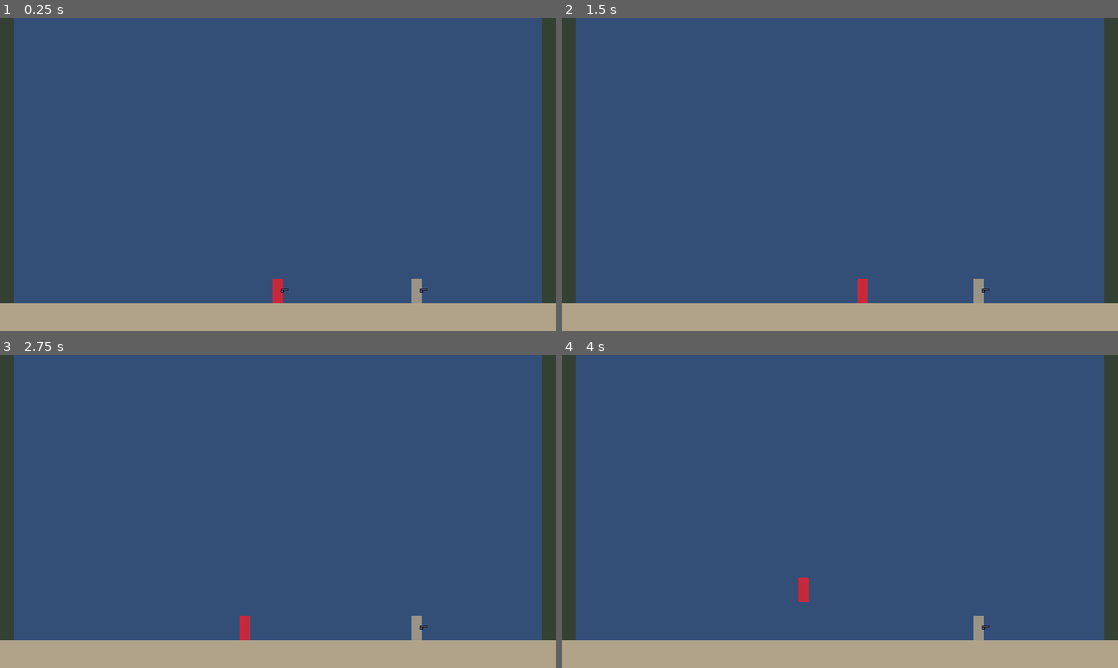
Above: before the commit, frames 1-4 (two rows, left to right).
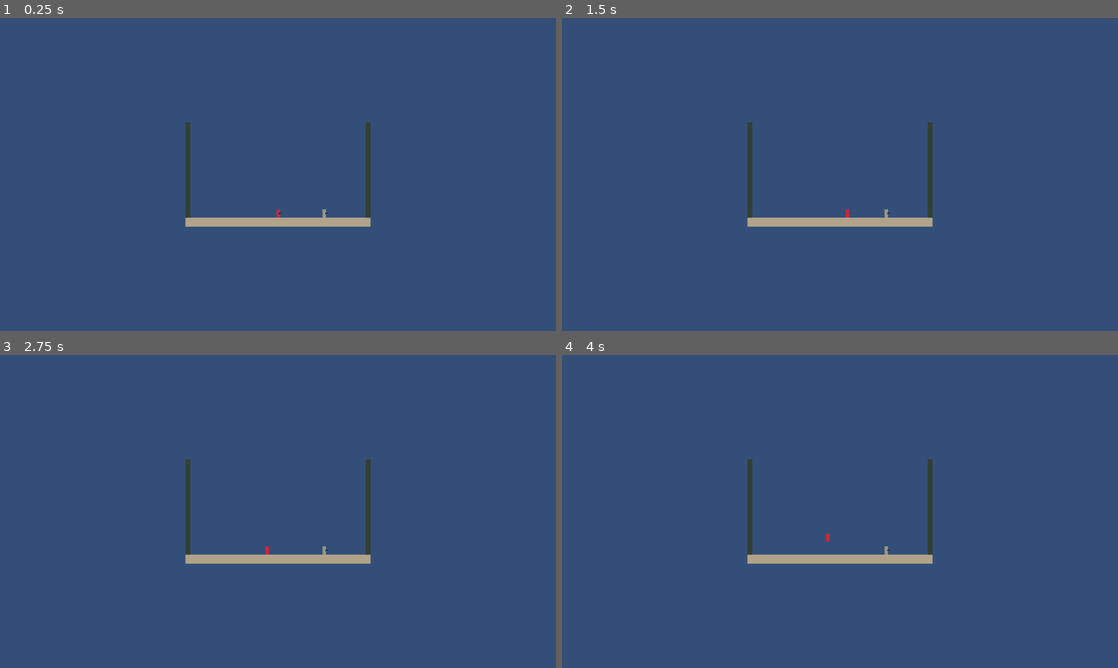
Above: after the commit, the same moments.

Repository: oplosy/fable
Game: Godot game, scene res://scenes/main.tscn
Two runs of this game, one before a commit and one after it. Both use one fixed random seed, a clock stepped at 60 frames per second and the inputs below.
Inputs (mouse positions are in pixels of both pictures, inside the frame that each line leads up to):
- Up to frame 1 (0.25 s): no input
- Up to frame 2 (1.5 s): tap Enter at 0.5 s; move the mouse to (962, 158) at 0.52 s; hold D (p1_right) from 0.53 s (still down); tap J (p1_attack) at 0.6 s; click (962, 158) at 0.67 s; tap K (p1_jump) at 0.77 s; move the mouse to (728, 190) at 1.27 s; tap Shift (p1_run) at 1.35 s; click (728, 190) at 1.42 s
- Up to frame 3 (2.75 s): tap K (p1_jump) at 1.52 s; move the mouse to (333, 442) at 2.02 s; release D (p1_right) at 2.03 s; hold A (p1_left) from 2.03 s (still down); tap 1 (p1_slot_1) at 2.1 s; click (333, 442) at 2.17 s
- Up to frame 4 (4 s): move the mouse to (812, 574) at 2.77 s; release A (p1_left) at 2.78 s; hold D (p1_right) from 2.78 s (still down); tap 2 (p1_slot_2) at 2.85 s; click (812, 574) at 2.92 s; tap K (p1_jump) at 3.02, 3.77 s; move the mouse to (1006, 558) at 3.52 s; tap 3 (p1_slot_3) at 3.6 s; click (1006, 558) at 3.67 s

The runs differ from the first frame. In frame 1, 15% of the frame differs, in the area x 0-100%, y 0-100%; in frame 2, 15%; in frame 3, 15%; in frame 4, 15%.

Commit message:
Render at 1920x1080 and fit the window with integer scaling

Diff:
--- a/project.godot
+++ b/project.godot
@@ -16,10 +16,9 @@
 
 [display]
 
-window/size/viewport_width=640
-window/size/viewport_height=360
-window/size/window_width_override=1280
-window/size/window_height_override=720
+window/size/viewport_width=1920
+window/size/viewport_height=1080
+window/size/mode=3
 window/stretch/mode="viewport"
 window/stretch/scale_mode="integer"
 
--- a/scenes/main.gd
+++ b/scenes/main.gd
@@ -24,6 +24,19 @@
 	players.resize(characters.size())
 	for index in characters.size():
 		_spawn_player(index)
+
+
+# The render size is fixed, so the viewport sends no resize signal; check the window instead.
+func _process(_delta: float) -> void:
+	_fit_window()
+
+
+## Whole-pixel scaling while the window holds the full 1920x1080 render; a smaller
+## window shrinks it smoothly instead (integer scaling never goes below 1x and would crop).
+func _fit_window() -> void:
+	var window := get_tree().root
+	var fits := window.size.x >= window.content_scale_size.x and window.size.y >= window.content_scale_size.y
+	window.content_scale_stretch = Window.CONTENT_SCALE_STRETCH_INTEGER if fits else Window.CONTENT_SCALE_STRETCH_FRACTIONAL
 
 
 func _spawn_player(index: int) -> void:
--- a/scenes/ui/settings_menu.gd
+++ b/scenes/ui/settings_menu.gd
@@ -3,6 +3,9 @@
 
 ## Esc opens and closes the menu and pauses the game while it is open.
 ## Click a binding, then press the new key; Esc cancels. Escape itself cannot be bound.
+
+## The menu is laid out for a 640x360 screen and drawn 3x on the 1920x1080 render.
+const UI_SCALE := 3.0
 
 const LABELS := {
 	"left": "Move left", "right": "Move right", "up": "Aim up", "down": "Aim down / roll / swap",
@@ -86,7 +89,12 @@
 	_panel.set_anchors_and_offsets_preset(Control.PRESET_CENTER)
 	_panel.grow_horizontal = Control.GROW_DIRECTION_BOTH
 	_panel.grow_vertical = Control.GROW_DIRECTION_BOTH
-	add_child(_panel)
+	scale = Vector2.ONE * UI_SCALE
+	var screen := Control.new()
+	screen.size = get_viewport().get_visible_rect().size / UI_SCALE
+	screen.mouse_filter = Control.MOUSE_FILTER_IGNORE
+	add_child(screen)
+	screen.add_child(_panel)
 
 	var box := VBoxContainer.new()
 	_panel.add_child(box)
